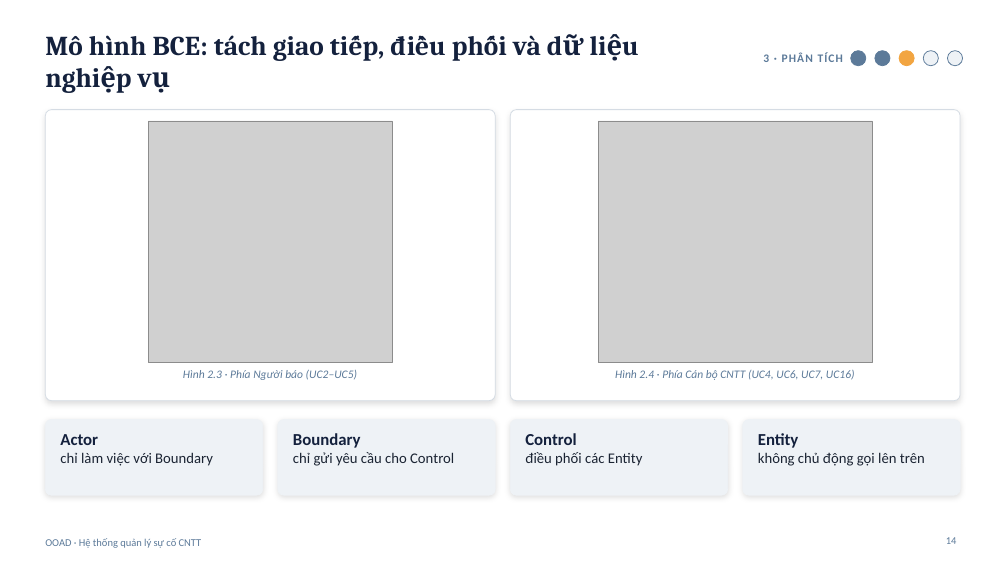
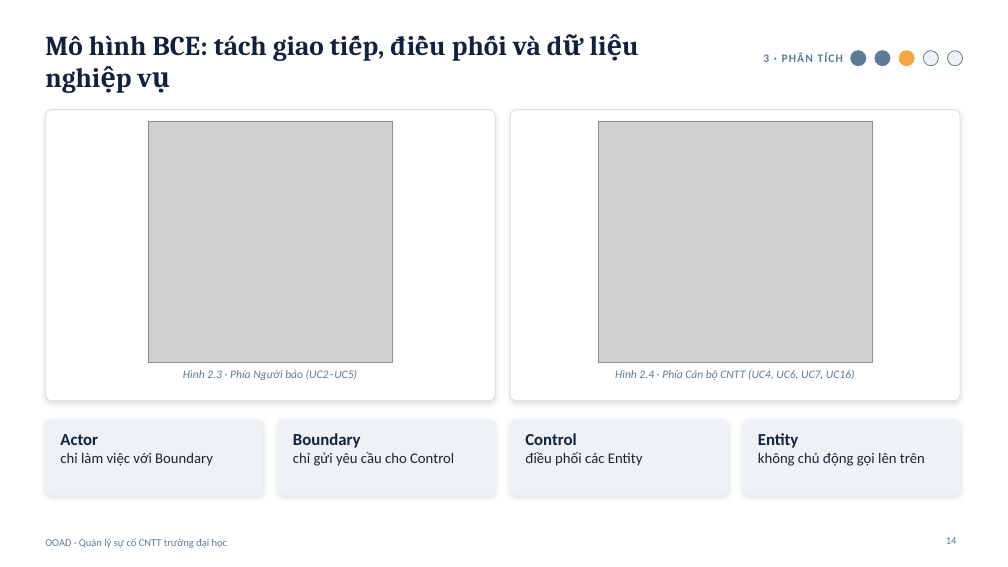
Before and after one commit to greyd254/IMS_TEST, a slide deck: slide 14 of docs/SlideThuyetTrinh_OOAD_QuanLySuCo.pptx. Drawn at 1008x567 pixels with LibreOffice and Linux fonts; fonts in the diff are those of the drawing; grey boxes stand for pictures. Boxes give left, top, right and bottom in pixels: in the first picture for what was removed or moved away, otherwise in the second. Text is boxed around its words. In the diff, an @@ line names an element or a change of style, - is before the commit and + after.

```diff
--- a/docs/SlideThuyetTrinh_OOAD_QuanLySuCo.pptx
+++ b/docs/SlideThuyetTrinh_OOAD_QuanLySuCo.pptx
@@ text at (x1=45, y1=538, x2=227, y2=548): text changed @@
-OOAD · Hệ thống quản lý sự cố CNTT
+OOAD · Quản lý sự cố CNTT trường đại học
```
Also in this commit, not shown: 28 other slides changed, 2 other files.
